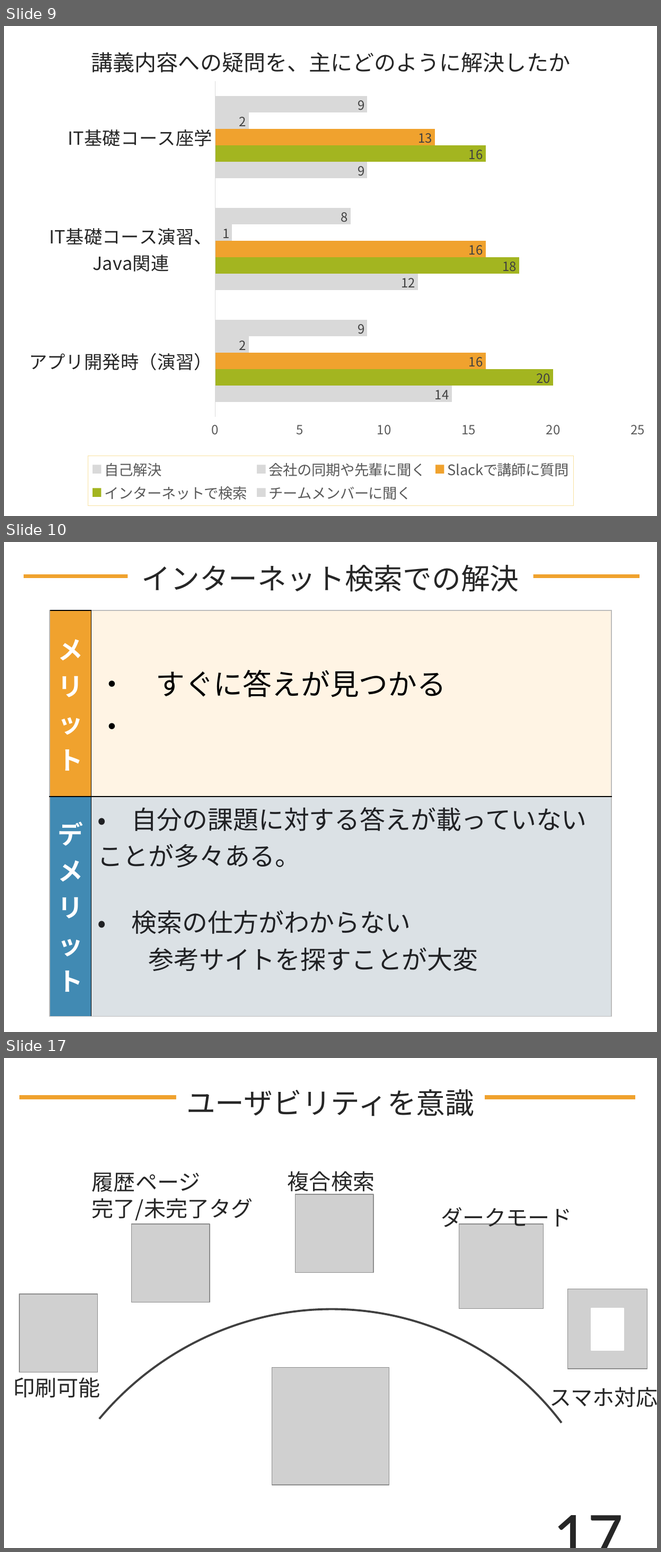
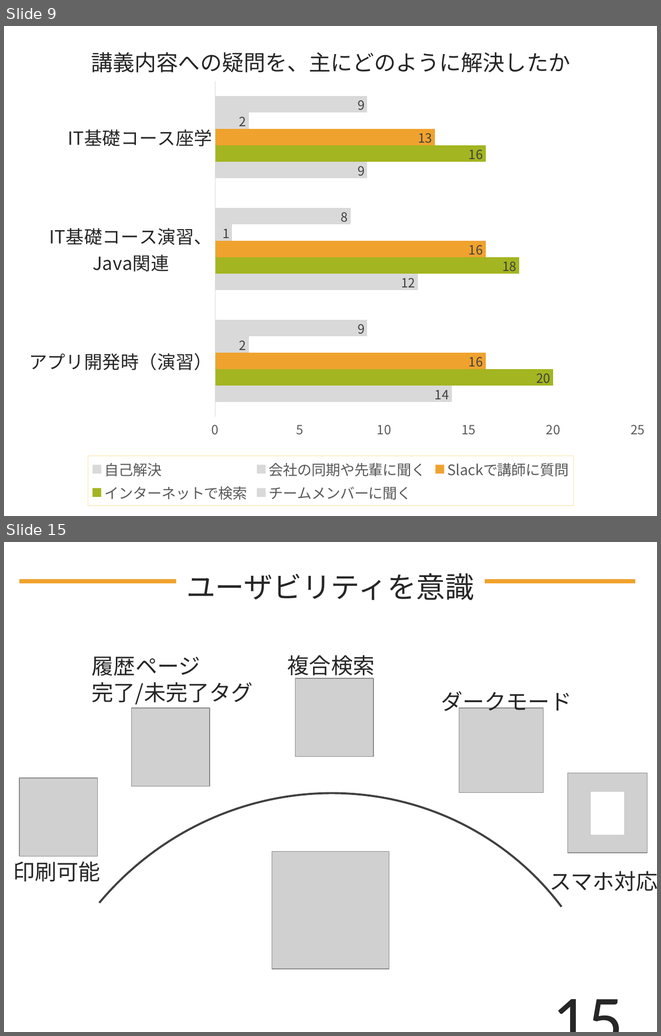
Before and after one commit to DOJO-2021/D-2, a slide deck: documents/プレゼン/Knowledge Holder_清書版.pptx. Shown one above the other, each under a label of ours: slides 9, 10 and 17 before the commit, slides 9 and 15 after it; the slides between them are not shown. The pictures are 661x1552 and 661x1036 pixels, drawn with LibreOffice and Linux fonts; fonts in the diff are those of the drawing; grey boxes stand for pictures. Boxes give left, top, right and bottom in pixels: in the first picture for what was removed or moved away, otherwise in the second. Text is boxed around its words. In the diff, an @@ line names an element or a change of style, - is before the commit and + after.

```diff
--- a/documents/プレゼン/Knowledge Holder_清書版.pptx
+++ b/documents/プレゼン/Knowledge Holder_清書版.pptx
@@ slide 10 removed at (x1=4, y1=542, x2=657, y2=1032), background #FFFFFF @@
@@ text removed at (x1=142, y1=565, x2=519, y2=592) @@
-インターネット検索での解決
@@ line removed from (24, 576) to (639, 576) @@
@@ table removed at (x1=50, y1=610, x2=612, y2=1004), 2 rows, 2 columns @@
-メリット | ・ すぐに答えが見つかる / ・
-デメリット | ・ 自分の課題に対する答えが載っていないことが多々ある。 / ・ 検索の仕方がわからない / 参考サイトを探すことが大変
@@ what was slide 17 is now slide 15 @@
@@ page number at (x1=474, y1=962, x2=630, y2=1032): text changed @@
-17
+15
```
Also in this commit, not shown: 11 slides changed, 1 other slide removed.
